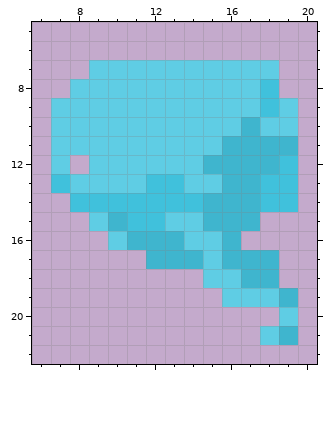
Pixel-art sprite, stored at drillbird/Art/effects/BirdyLightEffect5.png. Above is the file before it was changed.
The file is 20x20 pixels. Shown: x 6..20, y 5..22. The old version is drawn lined up with the new one, on the new canvas.
The result:
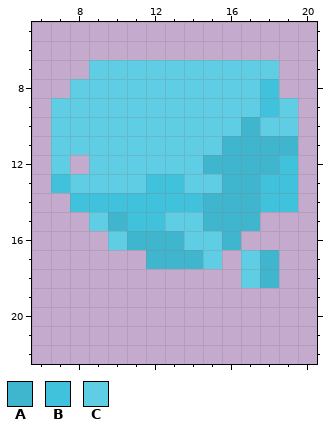
Palette (. is transparent): A #3fb5ce  B #40c1dc  C #5fcde4
The exact change:
canvas 20x20 -> 24x24, the old top-left corner now at 5,5 (the part of the old canvas that was cut away was empty and is not shown)
@@ x 13..20 @@
 16 ACCA....
-17 AACAAA..
-18 ..CCAA..
-19 ...CCCA.
-20 ......C.
-21 .....CA.
+17 AAC.CA..
+18 ....CA..
+19 ........
+20 ........
+21 ........
 22 ........
